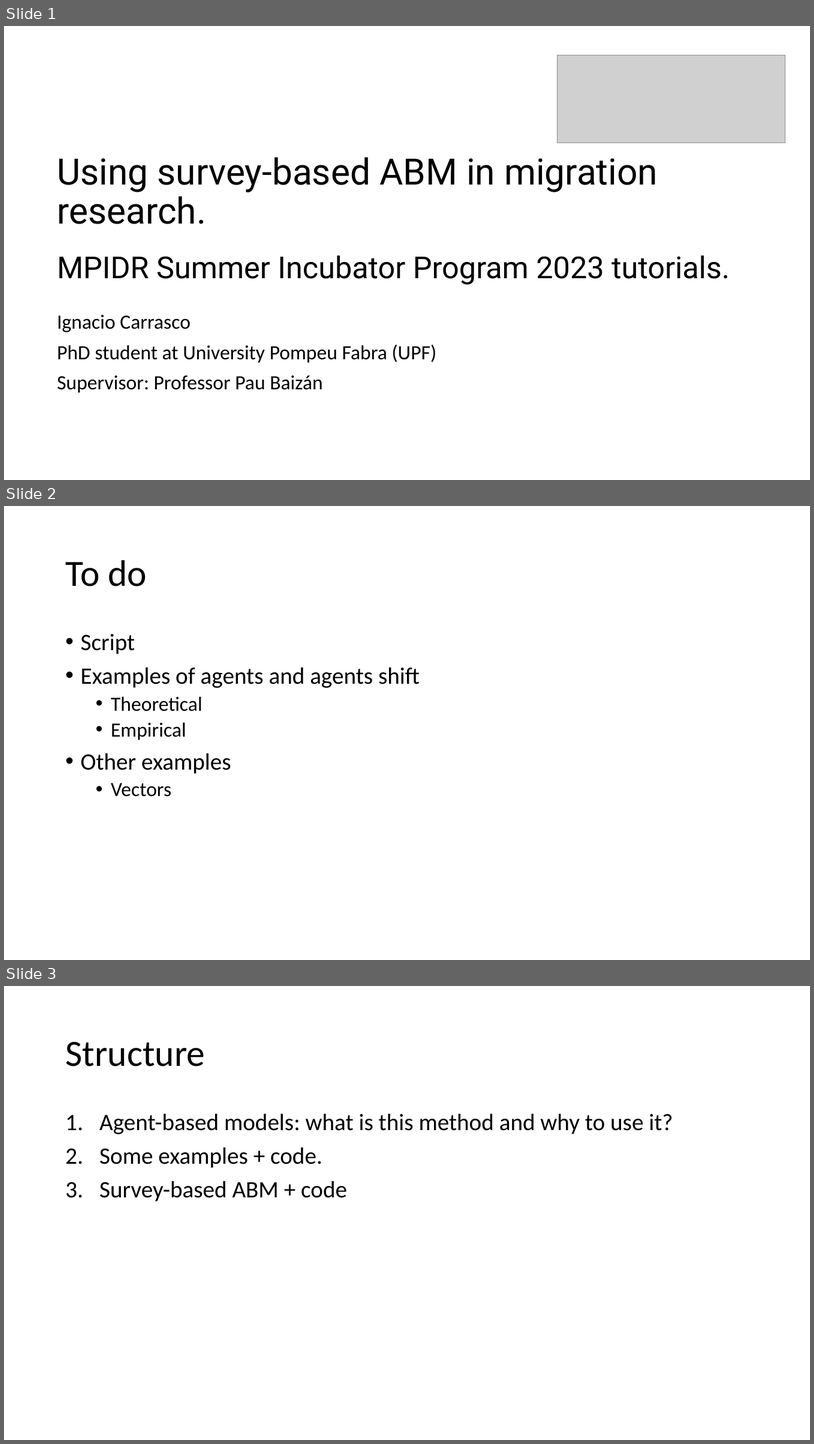
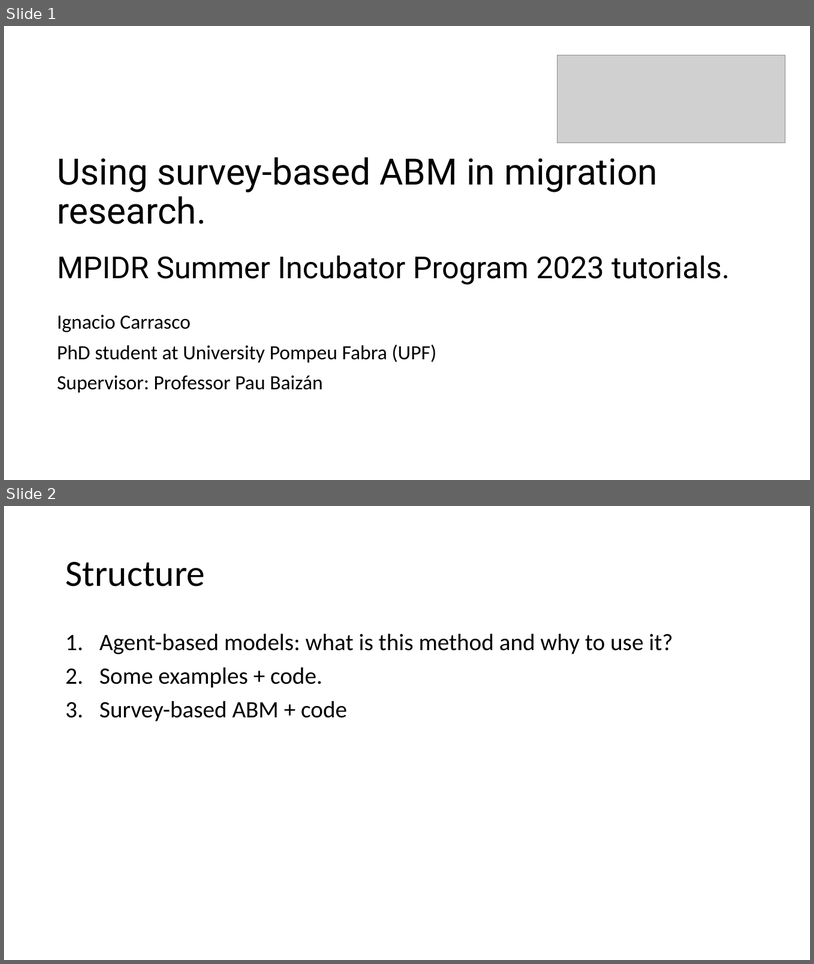
Before and after one commit to jignaciocarrasco/tutorial_ABM, a slide deck: presentation.pptx. Shown one above the other, each under a label of ours: slides 1, 2 and 3 before the commit, slides 1 and 2 after it. The pictures are 814x1444 and 814x964 pixels, drawn with LibreOffice and Linux fonts; fonts in the diff are those of the drawing; grey boxes stand for pictures. Boxes give left, top, right and bottom in pixels: in the first picture for what was removed or moved away, otherwise in the second. Text is boxed around its words. In the diff, an @@ line names an element or a change of style, - is before the commit and + after.

```diff
--- a/presentation.pptx
+++ b/presentation.pptx
@@ slide 2 removed at [4,506,810,960], background #FFFFFF @@
@@ title removed at [65,560,147,586] @@
-To do
@@ text removed at [81,634,420,796] @@
-• Script
-• Examples of agents and agents shift
-  • Theoretical
-  • Empirical
-• Other examples
-  • Vectors
@@ what was slide 3 is now slide 2 @@
```
Also in this commit, not shown: 2 slides changed, 19 other files.
